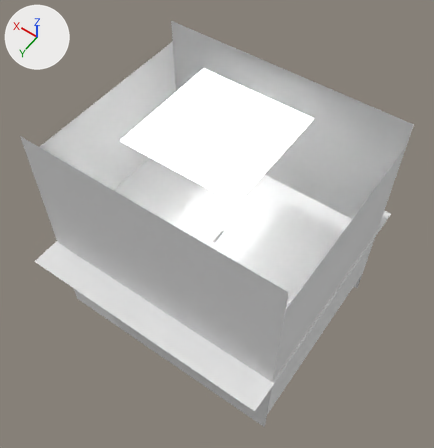
Before and after pictures for a commit that changed the Blender file 04-Shots/Scene_5_Shot_3.blend.
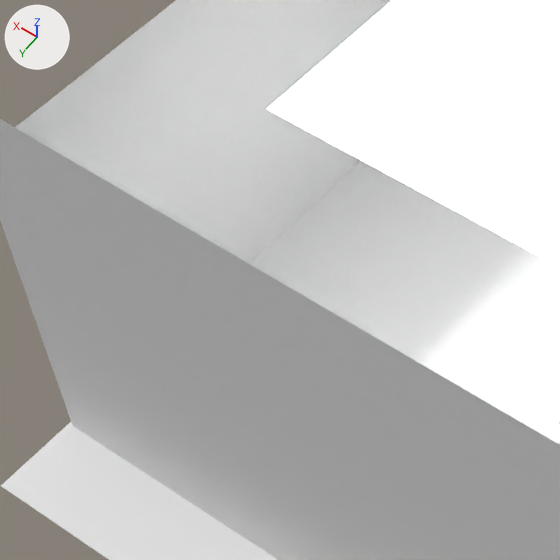
Old and new are each drawn whole from a 50 mm lens placed at (-49.0, 69.1, 113.3), pointed at (0.5, -0.2, 4.4) and again close up on the part from 8% to 49% of the width and 24% to 64% of the height. The axes (+X, +Y, +Z) are drawn at upper left. The lights are the same throughout.

Objects in the first close-up: 'Halle.001'.
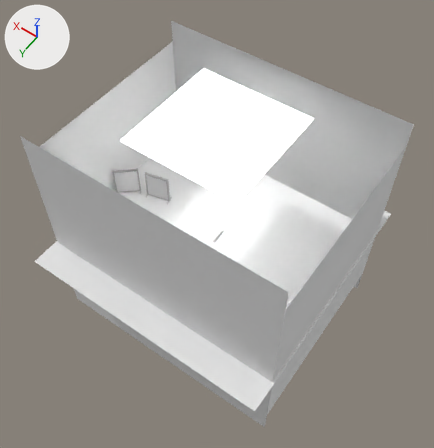
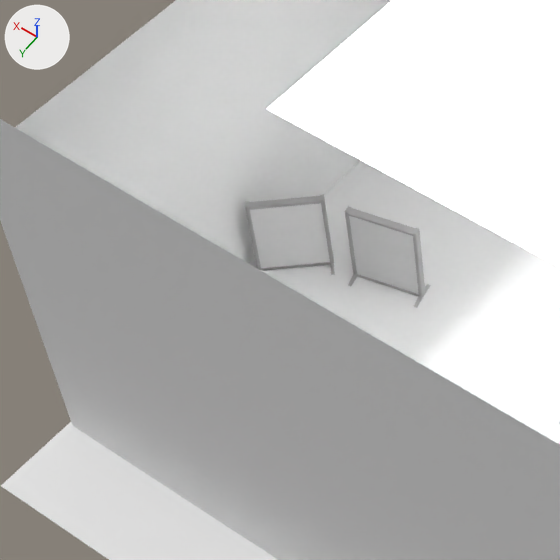
Location of each change, [x1, y1, x2, y2] in pixels of the close-ups (560 x 560 px):
'Trennwand.003', added
    after: [245, 194, 335, 275]
'Trennwand.004', added
    after: [345, 206, 431, 308]

Patch to the scene script:
```diff
--- a/04-Shots/Scene_5_Shot_3.blend.py
+++ b/04-Shots/Scene_5_Shot_3.blend.py
@@ ob_trennwand_003 @@
+ob_trennwand_003 = bpy.data.objects.new('Trennwand.003', None)
+ob_trennwand_003.location = (26.37, 1.39, 0.0)
+ob_trennwand_003.rotation_euler = (0.0, 0.0, -0.825)  # degrees (0, 0, -47)
+ob_trennwand_003.scale = (1.44, 1.44, 1.44)
+ob_trennwand_003.show_instancer_for_render = False
+ob_trennwand_003.instance_type = 'COLLECTION'
+ob_trennwand_003.instance_collection = col_trennwand_001
@@ ob_trennwand_004 @@
+ob_trennwand_004 = bpy.data.objects.new('Trennwand.004', None)
+ob_trennwand_004.location = (19.07, -1.39, 0.0)
+ob_trennwand_004.rotation_euler = (0.0, 0.0, -1.348)  # degrees (0, 0, -77)
+ob_trennwand_004.scale = (1.44, 1.44, 1.44)
+ob_trennwand_004.show_instancer_for_render = False
+ob_trennwand_004.instance_type = 'COLLECTION'
+ob_trennwand_004.instance_collection = col_trennwand_001
```
